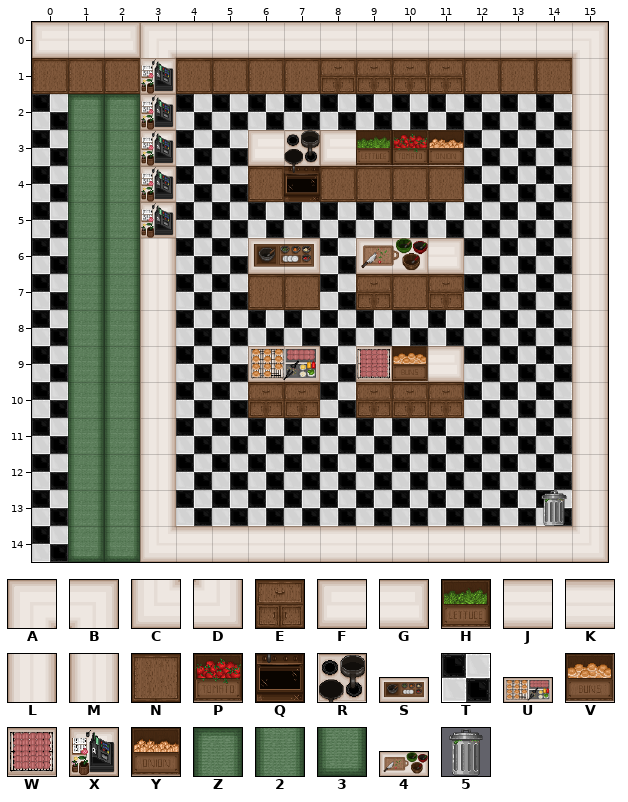
A Tiled map gets an edit: assets/map/art_map/customertest.tmx. The picture above was drawn from the file before the commit.
Cells are 64x64 px. Shown: x 0..15, y 0..14.
Key: from "art_tileset": A 0 "cnr", B 0 flipped left-right "cnr", C 0 flipped up-down "cnr", D 0 turned 180 "cnr", E 1 "ctrfr", F 2 "ctrtl", G 3 "ctrtr", H 7 "lettuce", J 8 "linectr", K 8 turned 180 "linectr", L 8 turned 270 "linectr", M 8 turned 90 "linectr", N 11 "pln", P 13 "tomato", Q 17 "ovenbotcln", R 20 "ovtopcln", S 21 "Salad_top", T 22 "floortile", U 23 "burgercrafter", V 24 "bunsbox", W 25 "pattypile", X 26 "register", Y 27 "onioncrate", Z 28 "customer tile 1", 2 29 "customer tile 2", 3 30 "customer tile 3", 4 31 "chopping", 5 32 "Trash can".
_ is an empty cell.
Layer "Bottom Layer" before, first column x 0:
 0 ________________
 1 NNN_NNNNEEEENNN_
 2 TZZ_TTTTTTTTTTT_
 3 T22_TT______TTT_
 4 T22_TTNQNNNNTTT_
 5 T22_TTTTTTTTTTT_
 6 T22_TT__T___TTT_
 7 T22_TTNNTENETTT_
 8 T22_TTTTTTTTTTT_
 9 T22_TT__T___TTT_
10 T22_TTEETEEETTT_
11 T22_TTTTTTTTTTT_
12 T22_TTTTTTTTTTT_
13 T22_TTTTTTTTTTT_
14 T33_____________
Layer "Top Layer" before, first column x 0:
 0 FJGAJJJJJJJJJJJB
 1 ___X___________M
 2 ___X___________M
 3 ___X__FRFHPY___M
 4 ___X___________M
 5 ___X___________M
 6 ___L__S__4_G___M
 7 ___L___________M
 8 ___L___________M
 9 ___L__U__WVG___M
10 ___L___________M
11 ___L___________M
12 ___L___________M
13 ___L__________5M
14 ___CKKKKKKKKKKKD
After the commit:
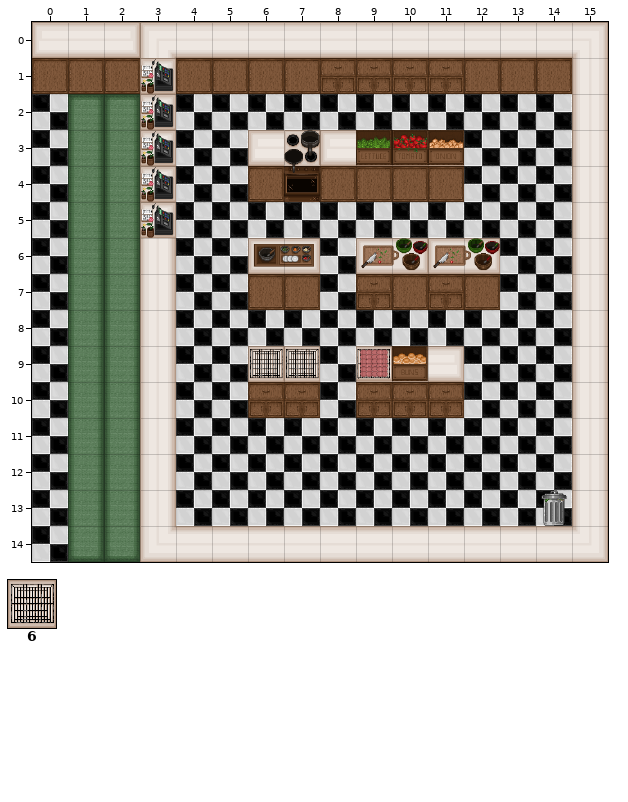
Further tiles: from "art_tileset": 6 33 "emptygrill".
Author's note on the commit: changed grill art+ stack fix
Change:
Layer "Bottom Layer":
Tile N replaces tile T in row 7 at x 12.
The author cleared tile T in row 6 at x 12.
Layer "Top Layer":
Tile 4 replaces tile G in row 6 at x 11.
Tile 6 replaces tile U in row 9 at x 6.
Tile 6 is added in row 9 at x 7.
Where, in picture pixels (left, top, right, bottom), the same in both pictures:
changed: (428, 238, 500, 310)
changed: (250, 347, 319, 381)
